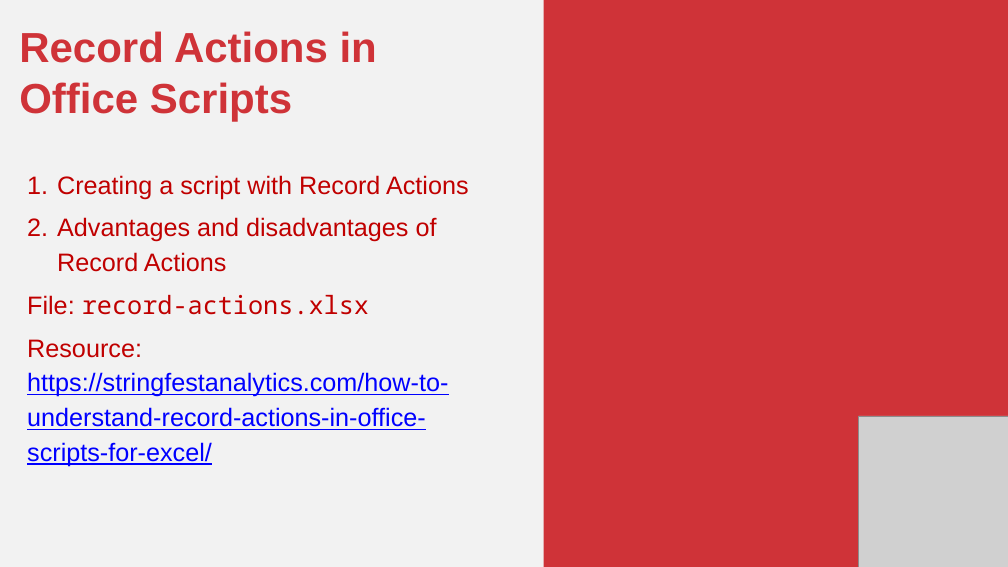
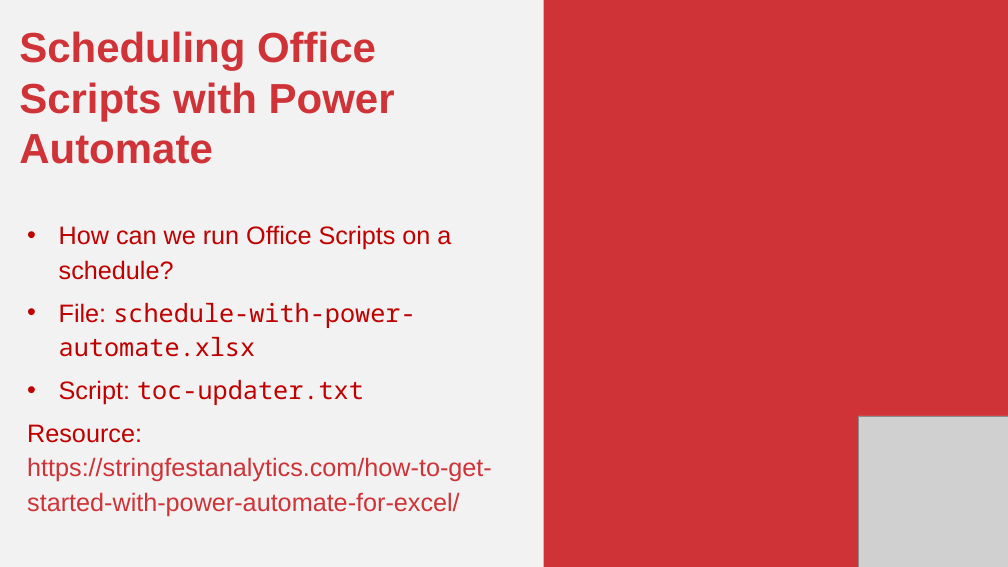
Before and after one commit to stringfestdata/office-scripts-for-excel-masterclass, a slide deck: slide 18 of office-scripts-for-excel-masterclass.pptx. Drawn at 1008x567 pixels with LibreOffice and Linux fonts; fonts in the diff are those of the drawing; grey boxes stand for pictures. Boxes give left, top, right and bottom in pixels: in the first picture for what was removed or moved away, otherwise in the second. Text is boxed around its words. In the diff, an @@ line names an element or a change of style, - is before the commit and + after.

```diff
--- a/office-scripts-for-excel-masterclass.pptx
+++ b/office-scripts-for-excel-masterclass.pptx
@@ text at (x1=19, y1=31, x2=492, y2=517): text changed; text colour #C00000 to #CF3338 @@
-Record Actions in Office Scripts
-1. Creating a script with Record Actions
-2. Advantages and disadvantages of Record Actions
-File: record-actions.xlsx
-Resource: https://stringfestanalytics.com/how-to-understand-record-actions-in-office-scripts-for-excel/
+Scheduling Office Scripts with Power Automate
+• How can we run Office Scripts on a schedule?
+• File: schedule-with-power-automate.xlsx
+• Script: toc-updater.txt
+Resource: https://stringfestanalytics.com/how-to-get-started-with-power-automate-for-excel/
```
Also in this commit, not shown: 2 other slides changed, 1 slide added, 2 slides removed, 23 other files.
